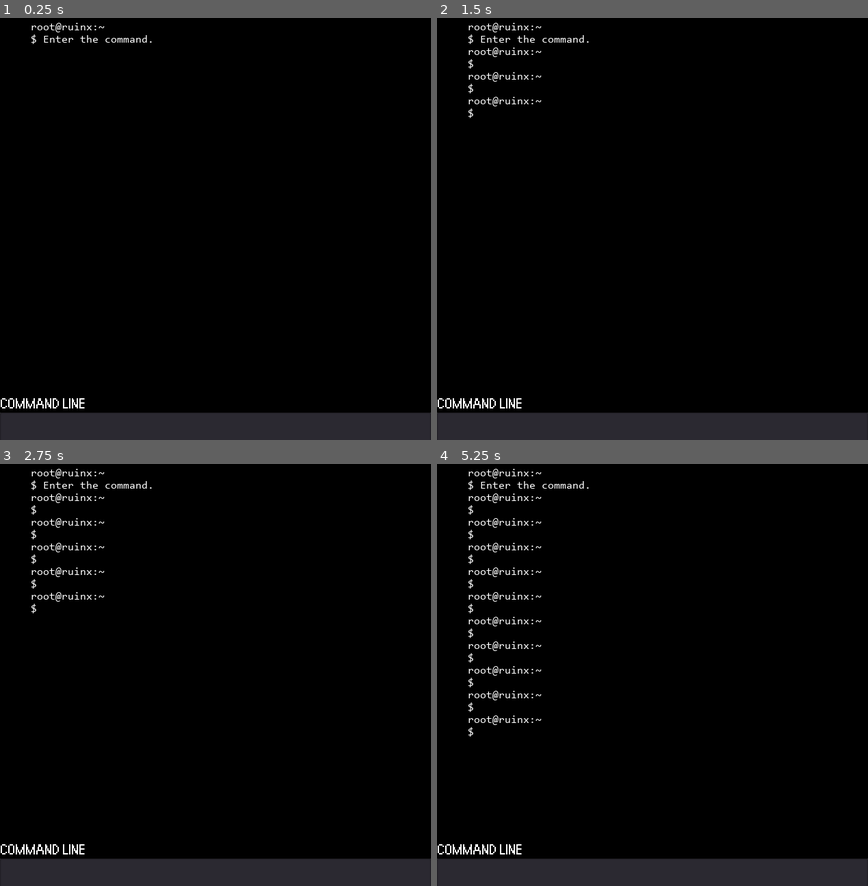
Above: before the commit, frames 1-4 (two rows, left to right).
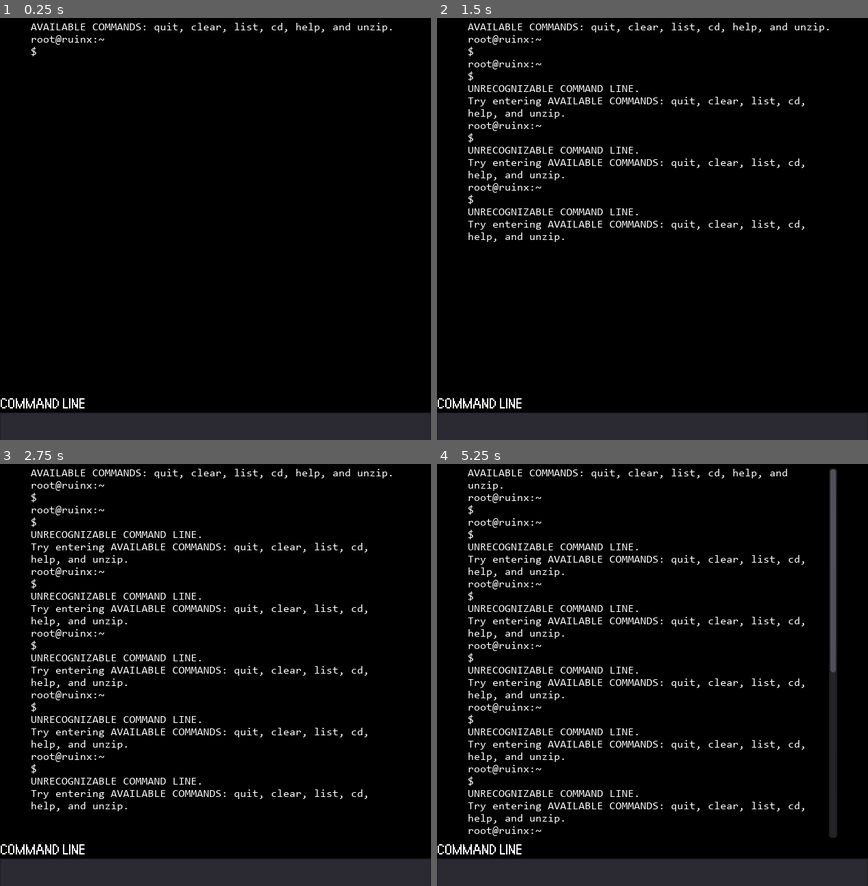
Above: after the commit, the same moments.

Repository: Raccoon-JS/EvilChild
Game: Godot game, scene res://scenes/terminal.tscn
Same seed, same stepped clock (60 frames per second), same inputs: the game is played once before the commit and once after it. The project has no main scene, so this scene is started directly.
Inputs:
- Up to frame 1 (0.25 s): no input
- Up to frame 2 (1.5 s): tap Enter (enter) at 0.5, 1.35 s; hold Enter (enter) 0.53-1.28 s; tap Space at 1.25 s
- Up to frame 3 (2.75 s): tap Enter (enter) at 2 s; hold Enter (enter) from 2.03 s (still down)
- Up to frame 4 (5.25 s): tap Space at 2.75, 4.25 s; release Enter (enter) at 2.78 s; tap Enter (enter) at 2.85, 3.5, 4.35 s; hold Enter (enter) 3.53-4.28 s; hold Enter (enter) from 5.03 s (still down)

The runs differ from the first frame. In frame 1, 0.7% of the frame differs, in the area x 7-91%, y 1-10%; in frame 2, 3.9%; in frame 3, 5.7%; in frame 4, 7.4%, in the area x 7-93%, y 0-89%.

Commit message:
Enough work and games. Let's go out and eat.

Diff:
--- a/game/scripts/terminal.gd
+++ b/game/scripts/terminal.gd
@@ -1,26 +1,28 @@
 extends Node
 
-var command = ""
+var command = "null"
 #var file_tree = {"/":["evilchild.zip"]} // map out the tree
 
 func _ready():
-	$screen/intro.add_text("root@ruinx:~" + '\n' + "$ Enter the command.\n")
+	$screen/intro.add_text("AVAILABLE COMMANDS: quit, clear, list, cd, help, and unzip.\n" + "root@ruinx:~\n" + "$\n")
 	pass # Replace with function body.
 
 func _input(event):
 	if event.is_action_pressed("enter"):
 		command = $command_line.text
-		if command != "clear":
-			$screen/intro.add_text("root@ruinx:~" + '\n' + "$ " + command + '\n')
+
+		$screen/intro.add_text("root@ruinx:~" + '\n' + "$ " + command + '\n')
+		if command == "quit":
+			get_tree().quit()
+		elif command == "clear":
+			$screen/intro.clear()
+			$screen/intro.add_text("root@ruinx:~" + '\n' + "$ clear\n")
+		else:
+			$screen/intro.add_text("UNRECOGNIZABLE COMMAND LINE.\nTry entering AVAILABLE COMMANDS: quit, clear, list, cd, help, and unzip.\n")
 	if event.is_action_released("enter"):
 		$command_line.text = ""
 	pass
 
-func _process(delta):
-	if delta:
-		if command == "quit":
-			get_tree().quit()
-		if command == "clear":
-			$screen/intro.clear()
-			$screen/intro.add_text("root@ruinx:~" + '\n' + "$ clear\n")
-	pass
+#func _process(delta):
+#	if delta:
+#
